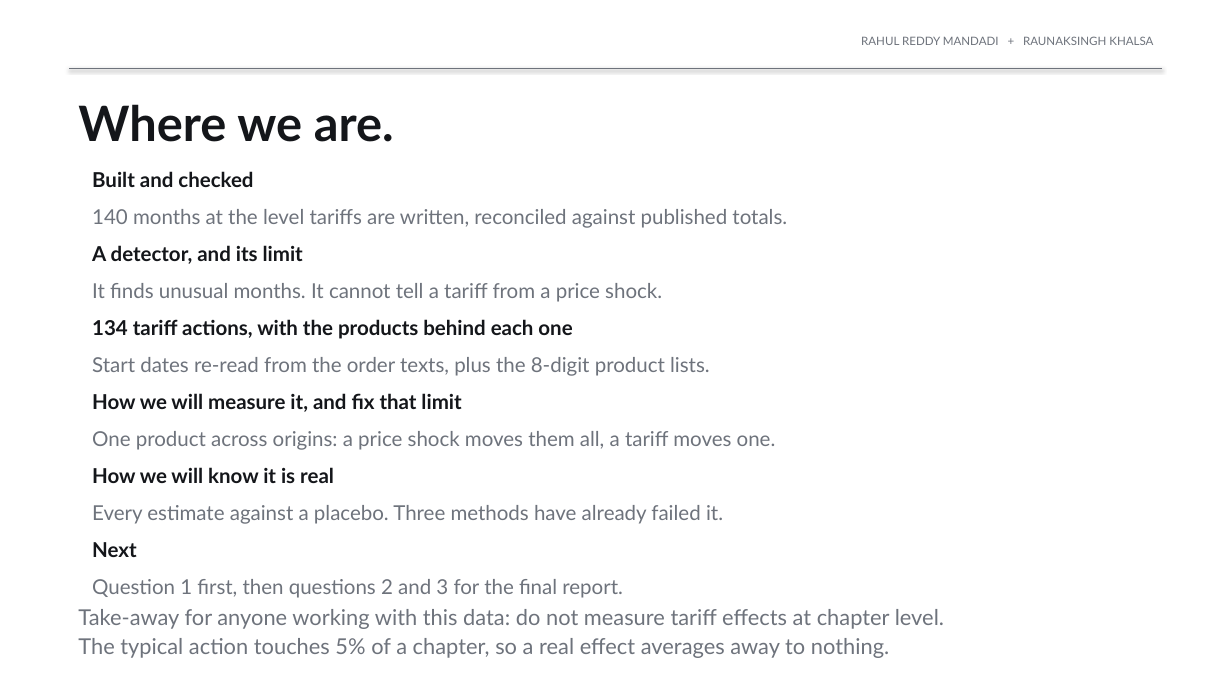
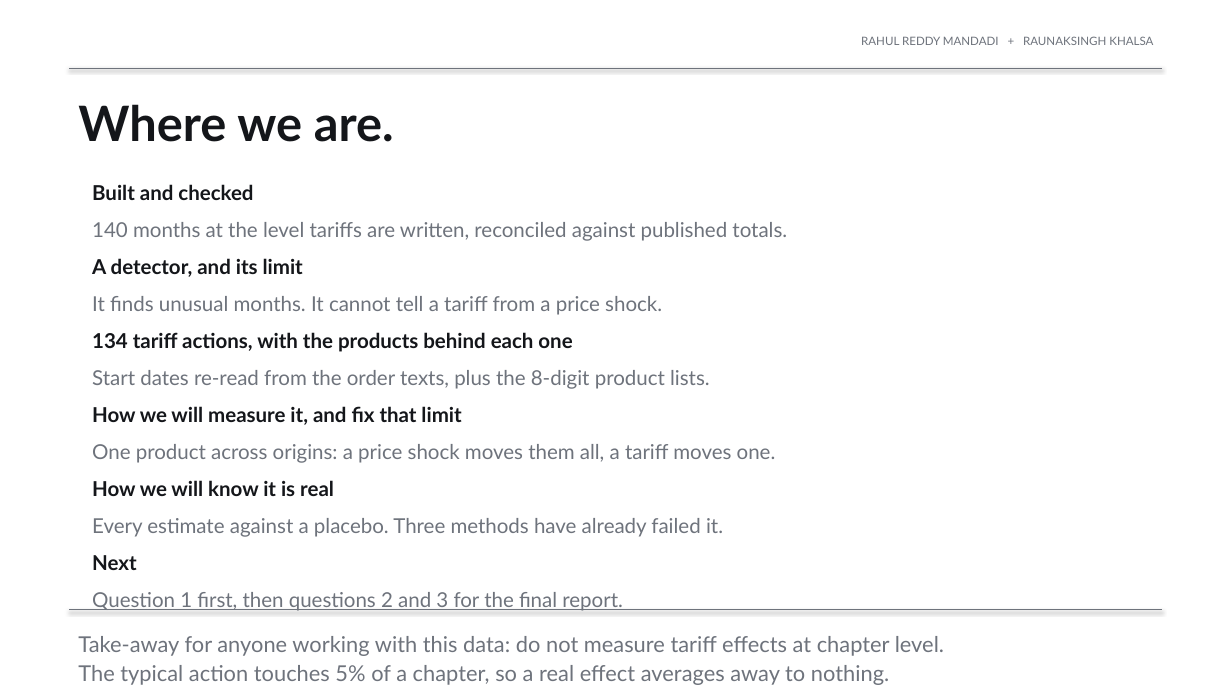
Before and after one commit to rahul-mandadi/tariff-rush, a slide deck: slide 8 of slides/Mandadi_Khalsa_Presentation1.pptx. Drawn at 1232x693 pixels with LibreOffice and Linux fonts; fonts in the diff are those of the drawing. Boxes give left, top, right and bottom in pixels: in the first picture for what was removed or moved away, otherwise in the second. Text is boxed around its words. In the diff, an @@ line names an element or a change of style, - is before the commit and + after.

```diff
--- a/slides/Mandadi_Khalsa_Presentation1.pptx
+++ b/slides/Mandadi_Khalsa_Presentation1.pptx
@@ 12 texts: place and size @@
-12 texts at (92,171,787,598)
+12 texts at (92,184,787,611)
@@ text "Take-away for anyone working with ...": place and size @@
-text "Take-away for anyone working with ..." at (78,609,944,658)
+text "Take-away for anyone working with ..." at (78,636,944,685)
@@ line added from (69, 610) to (1163, 610), #6E737C 0.75 pt @@
```
Also in this commit, not shown: 1 other slide changed, 5 other files.
